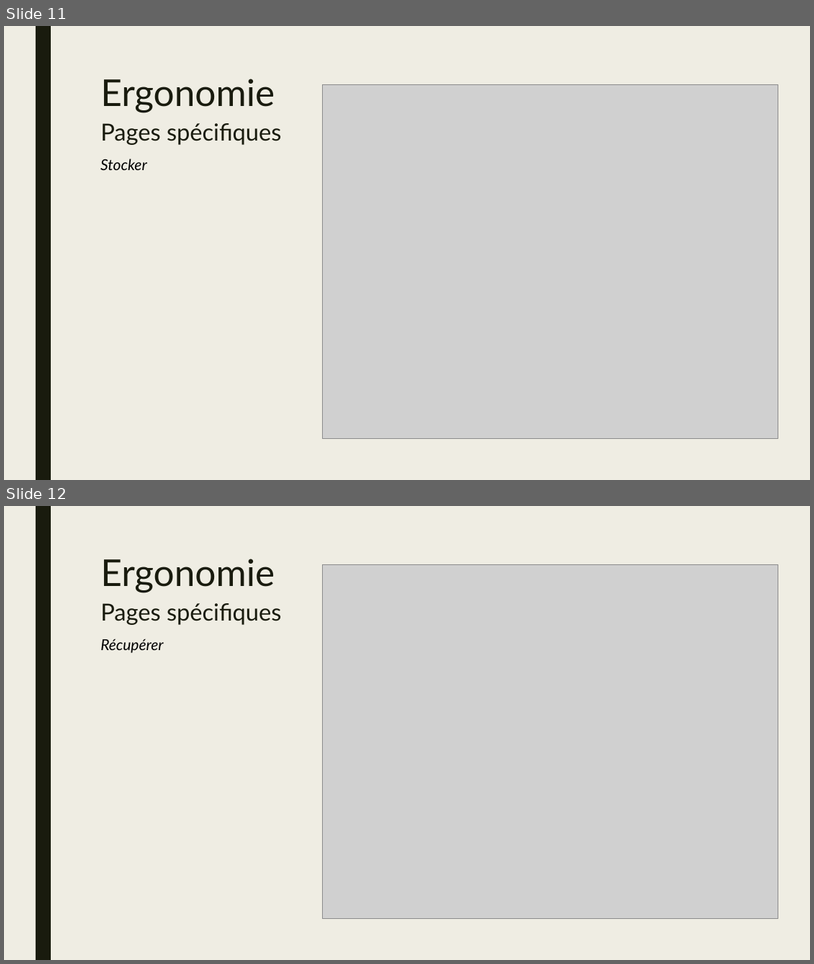
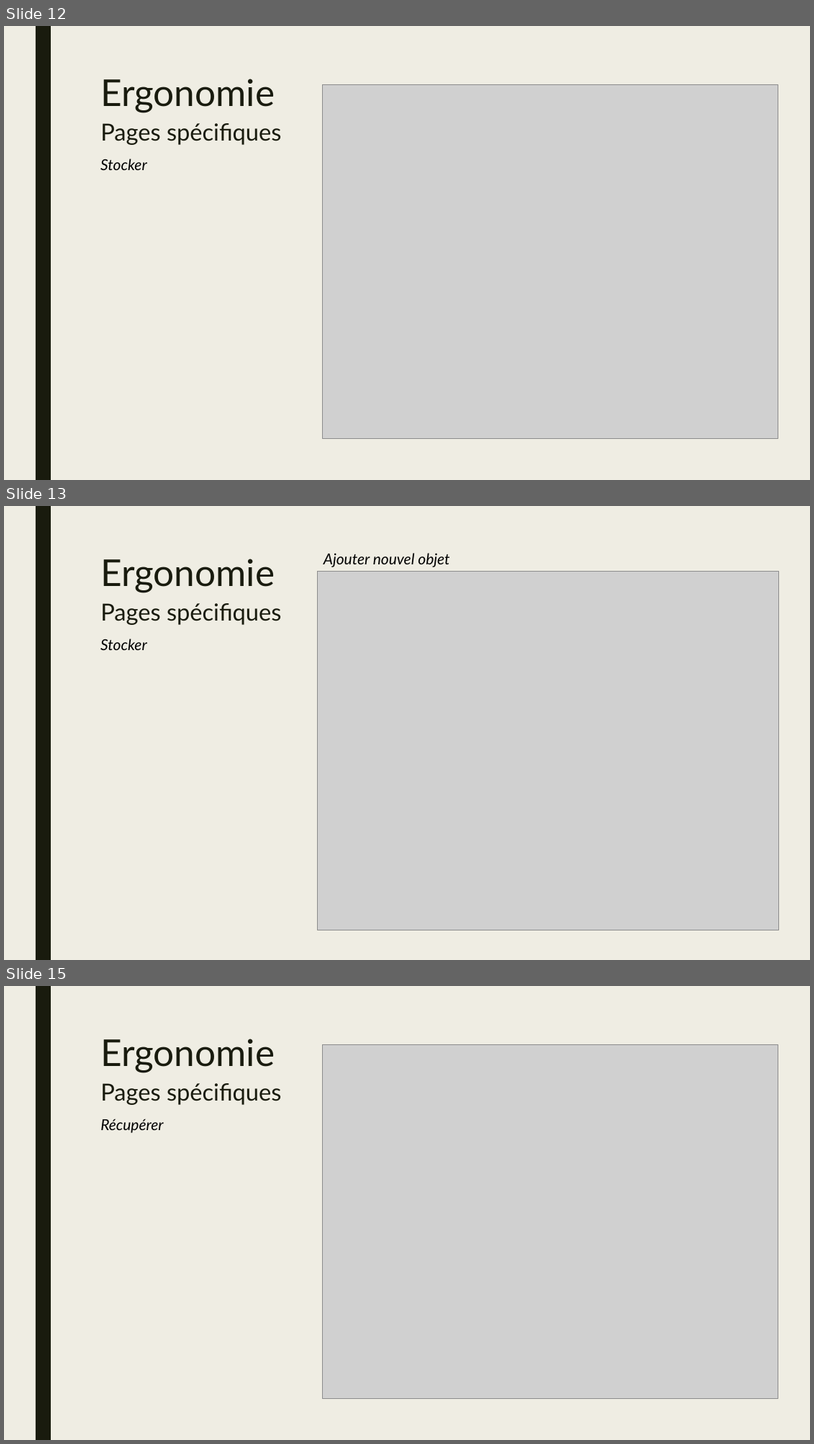
Before and after one commit to csorano/FlexiBox, a slide deck: Diaporama/Diaporama.pptx. Shown one above the other, each under a label of ours: slides 11 and 12 before the commit, slides 12, 13 and 15 after it; the slides between them are not shown. The pictures are 814x964 and 814x1444 pixels, drawn with LibreOffice and Linux fonts; fonts in the diff are those of the drawing; grey boxes stand for pictures. Boxes give left, top, right and bottom in pixels: in the first picture for what was removed or moved away, otherwise in the second. Text is boxed around its words. In the diff, an @@ line names an element or a change of style, - is before the commit and + after.

```diff
--- a/Diaporama/Diaporama.pptx
+++ b/Diaporama/Diaporama.pptx
@@ slide 13 added at <box>4,506,810,960</box>, background #EFEDE3; not listed: 1 template element that a slide beside it also shows @@
@@ title added at <box>100,559,275,592</box>, 44 pt, text #191B0E @@
+Ergonomie
@@ text added at <box>324,553,450,567</box>, 18 pt, text #000000, italic @@
+Ajouter nouvel objet
@@ picture added at <box>318,572,779,929</box> @@
@@ text added at <box>100,603,282,625</box>, 28 pt, text #191B0E @@
+Pages spécifiques
@@ text added at <box>100,638,147,650</box>, 18 pt, text #000000, italic @@
+Stocker
@@ what was slide 11 is now slide 12 @@
@@ what was slide 12 is now slide 15 @@
```
Also in this commit, not shown: 4 other slides added, 1 slide removed.
